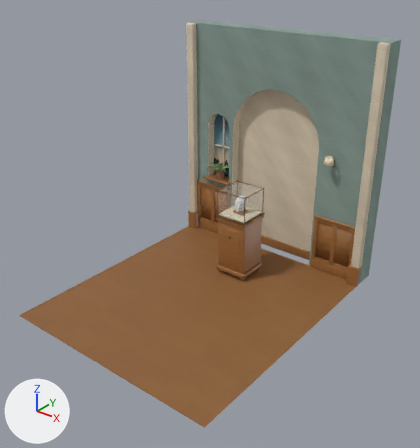
An edit to the Blender file blender/museum.blend, drawn before and after from the same camera.
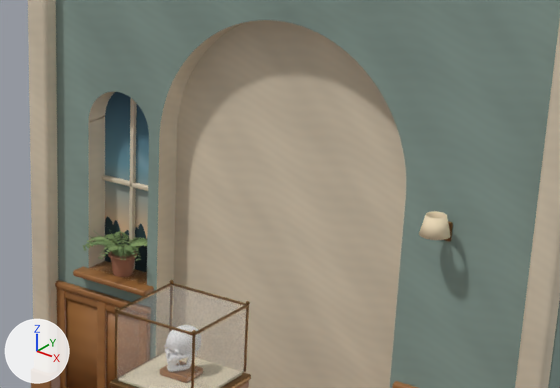
There are two pictures of each version: one whole from a camera (50 mm lens) standing at (4.45, -6.07, 4.5) and looking at (0.21, -0.78, 1.22), one close up on the part from 42% to 89% of the width and 18% to 49% of the height. The lights are fixed; the arrows at lower left show +X, +Y and +Z. The last two pictures show the newer version.

Objects in the first close-up: 'Frame', 'Glass', 'Pilaster', 'PilasterBase', 'Sconce', 'SconceShade', 'Trim', 'Wainscot', 'Wall', 'WindowFrame', 'WindowGlass' and 14 more.
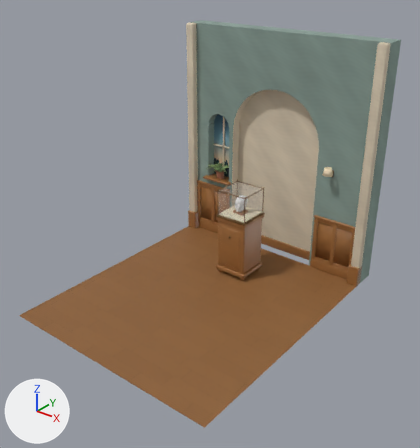
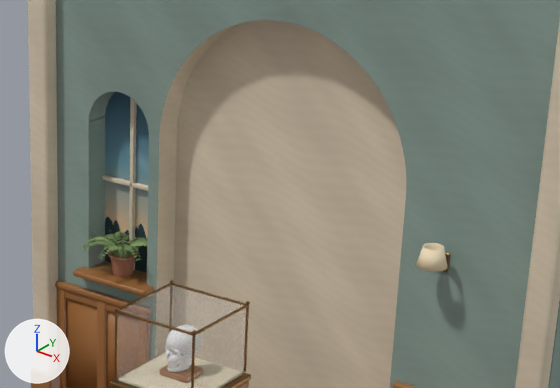
The change, as a list of edits to the scene's bpy script:
```text
Add mat_paintcream_wall:
    mat_paintcream_wall = bpy.data.materials.new('PaintCream.wall')
    # colours: beige #e4d6bd
    # uses the picture img_plaster
Change me_cube:
    where me_cube.from_pydata(...)  # 2128 vertices, 1955 faces; spans x -1.6..1.6, y 1.0..1.3, z 0.0..3.4
    used by ob_wall; parent = ob_bay; location = (0.0, 0.0, 0.0)
    me_cube part 1: all 476 faces centred in x -1.24..-0.82, y 1.1..1.2, z 1.0..2.07 switch from mat_paintcream to mat_paintteal
    add me_cube.materials.append(mat_paintcream_wall)
Change ob_sconce:
    ob_sconce.location: (0.98, 0.994, 1.73) -> (0.98, 0.994, 1.57)
Change ob_sconceshade:
    ob_sconceshade.location: (0.98, 0.885, 1.79) -> (0.98, 0.885, 1.63)
```

Location of each change, (x1, y1, x2, y2) in pixels of the close-ups (560 x 388 px):
'SconceShade', moved
    before: (419, 211, 450, 240)
    after: (416, 243, 447, 272)
'Sconce', moved
    before: (444, 221, 453, 242)
    after: (442, 252, 450, 273)
part 1 of me_cube, recoloured (brown to grey)
    both: (88, 92, 140, 276)
